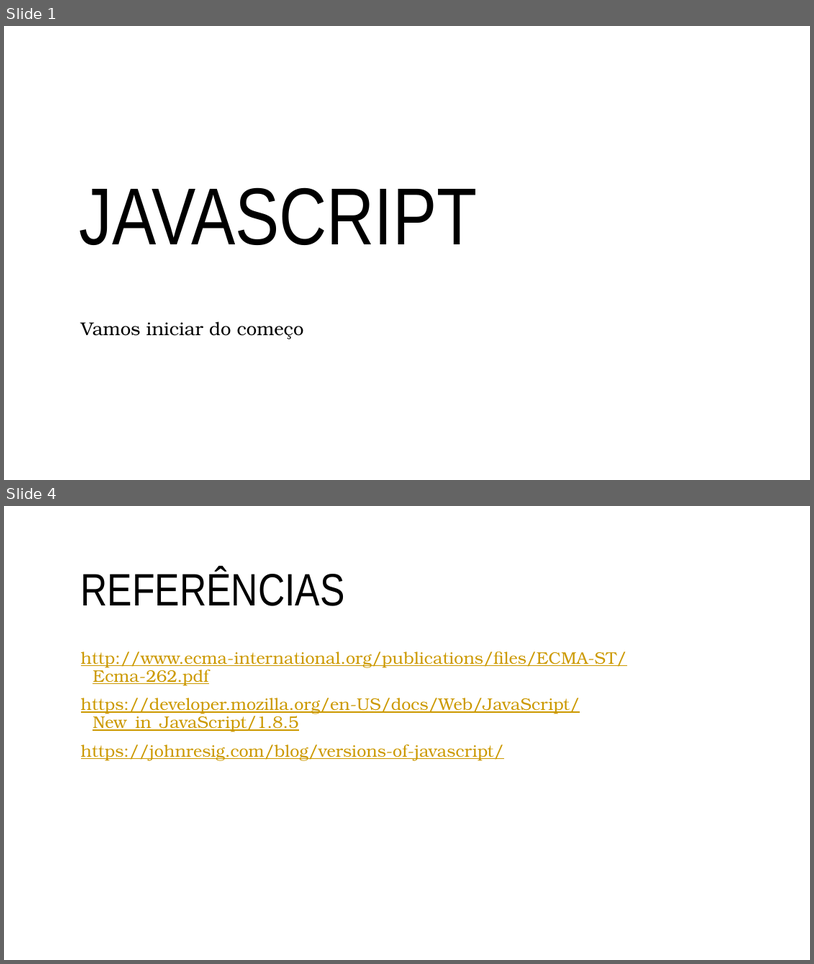
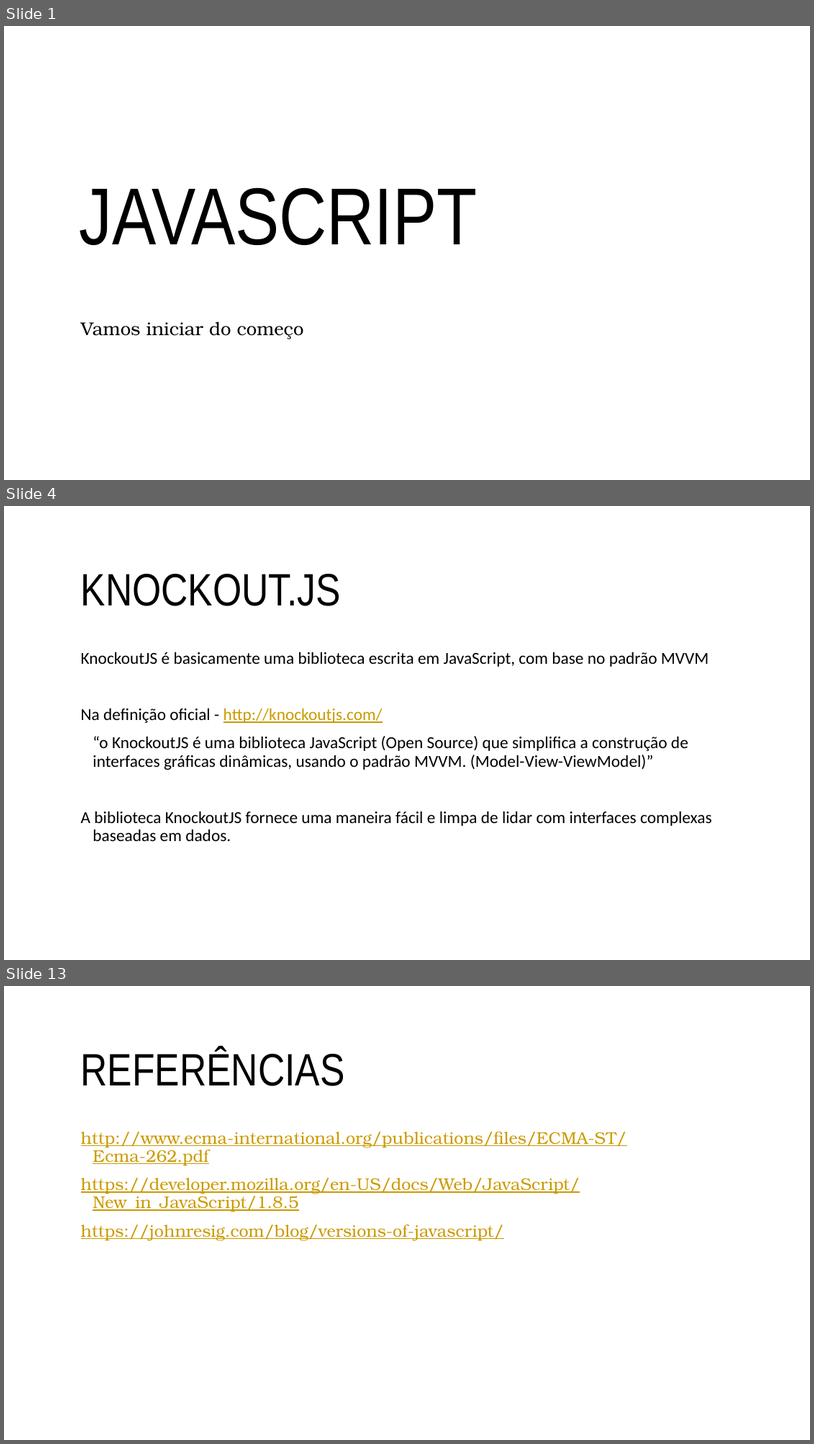
Before and after one commit to JeanLLopes/Curso-Knockout, a slide deck: Curso-knockout.pptx. Shown one above the other, each under a label of ours: slides 1 and 4 before the commit, slides 1, 4 and 13 after it; the slides between them are not shown. The pictures are 814x964 and 814x1444 pixels, drawn with LibreOffice and Linux fonts; fonts in the diff are those of the drawing; background and template pictures are left out. Boxes give left, top, right and bottom in pixels: in the first picture for what was removed or moved away, otherwise in the second. Text is boxed around its words. In the diff, an @@ line names an element or a change of style, - is before the commit and + after.

```diff
--- a/Curso-knockout.pptx
+++ b/Curso-knockout.pptx
@@ slide 4 added at (4,506,810,960), background #FFFFFF; not listed: 1 template element that a slide beside it also shows @@
@@ title added at (81,574,341,606), 54 pt, text #000000 @@
+KNOCKOUT.JS
@@ text added at (81,651,712,841), 20 pt, text #000000 @@
+KnockoutJS é basicamente uma biblioteca escrita em JavaScript, com base no padrão MVVM
+Na definição oficial - http://knockoutjs.com/
+“o KnockoutJS é uma biblioteca JavaScript (Open Source) que simplifica a construção de interfaces gráficas dinâmicas, usando o padrão MVVM. (Model-View-ViewModel)”
+A biblioteca KnockoutJS fornece uma maneira fácil e limpa de lidar com interfaces complexas baseadas em dados.
@@ what was slide 4 is now slide 13 @@
```
Also in this commit, not shown: 2 slides changed, 8 other slides added.
